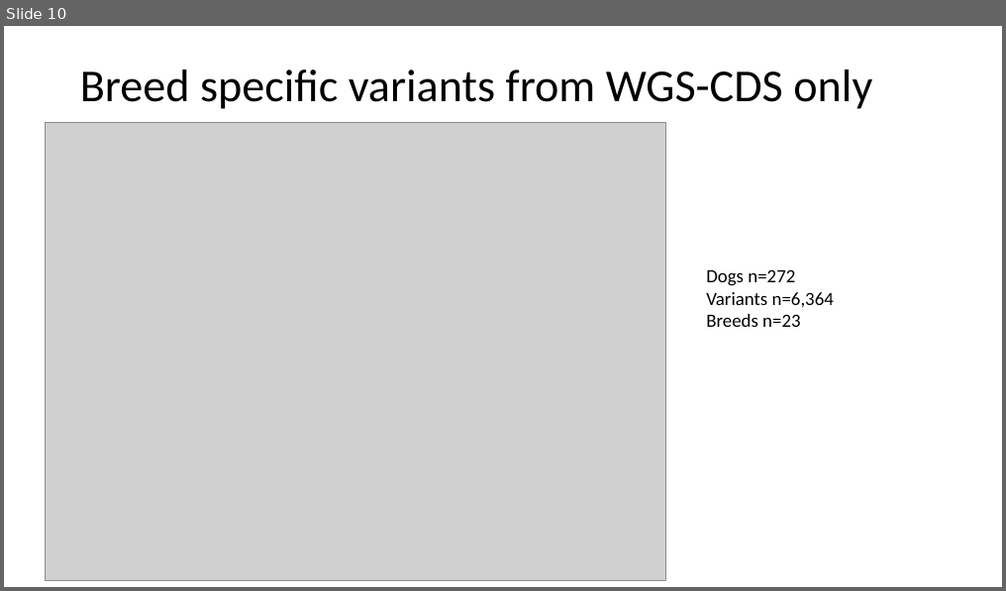
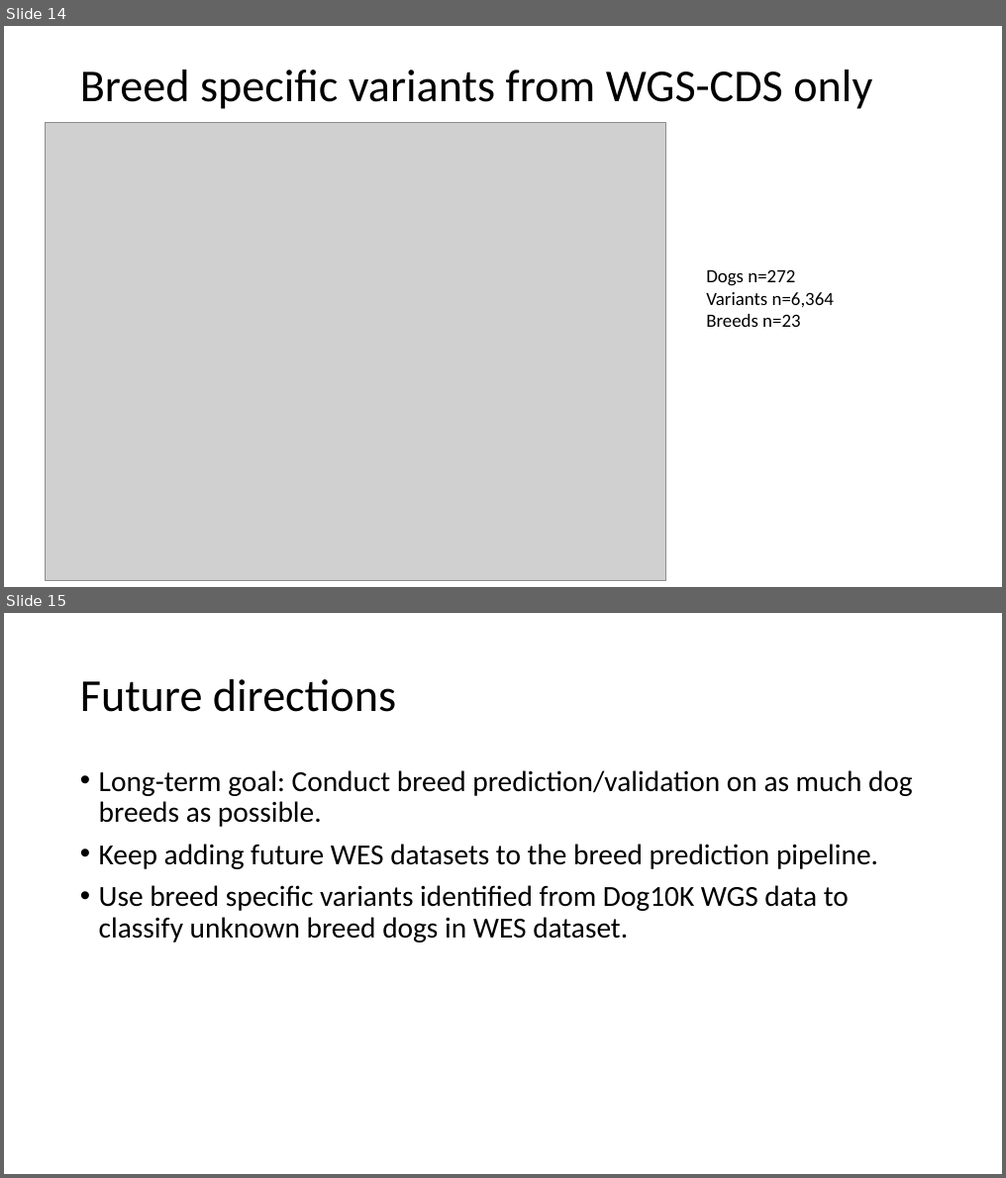
Before and after one commit to JingxuanChen7/canine_tumor_wes, a slide deck: doc/LabMeeting120123.pptx. Shown one above the other, each under a label of ours: slide 10 before the commit, slides 14 and 15 after it. The pictures are 1006x591 and 1006x1178 pixels, drawn with LibreOffice and Linux fonts; fonts in the diff are those of the drawing; grey boxes stand for pictures. Boxes give left, top, right and bottom in pixels: in the first picture for what was removed or moved away, otherwise in the second. Text is boxed around its words. In the diff, an @@ line names an element or a change of style, - is before the commit and + after.

```diff
--- a/doc/LabMeeting120123.pptx
+++ b/doc/LabMeeting120123.pptx
@@ slide 15 added at [4,613,1002,1174], background #FFFFFF @@
@@ title added at [80,679,396,712], 44 pt, text #000000 @@
+Future directions
@@ text added at [99,770,913,943], 28 pt, text #000000 @@
+• Long-term goal: Conduct breed prediction/validation on as much dog breeds as possible.
+• Keep adding future WES datasets to the breed prediction pipeline.
+• Use breed specific variants identified from Dog10K WGS data to classify unknown breed dogs in WES dataset.
@@ what was slide 10 is now slide 14 @@
```
Also in this commit, not shown: 8 slides changed, 4 other slides added, 1 other file.
